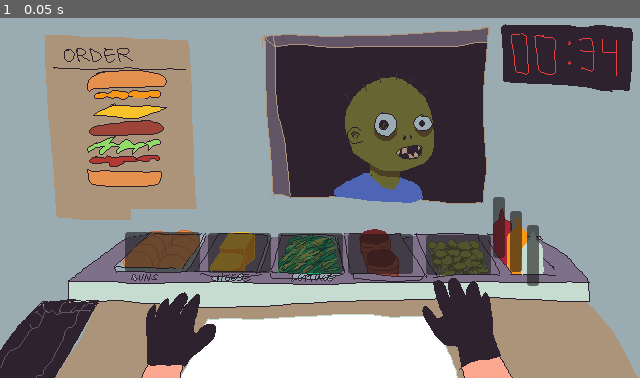
Above: before the commit, frame 1.
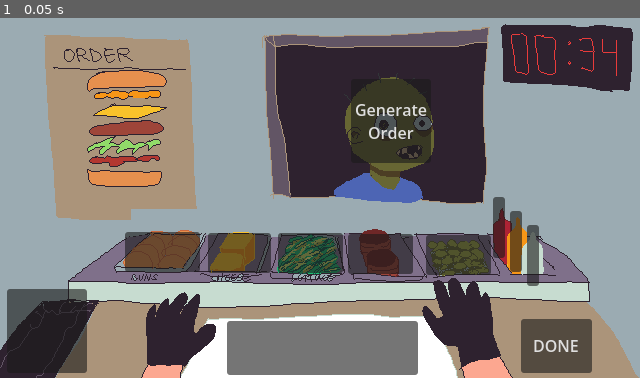
Above: after the commit, the same moment.

Repository: sanghunjlee/gameoff-2026
Game: Godot game, scene res://game/scenes/main.tscn
Two runs of this game, one before a commit and one after it. Both use one fixed random seed, a clock stepped at 60 frames per second and the inputs below.
Inputs:
- Up to frame 1 (0.05 s): no input

The runs differ from the first frame. In frame 1, 9.6% of the frame differs, in the area x 1-93%, y 16-100%.

Commit message:
Add Basic Button Logic
+ connect ingredient buttons to signal functions
+ add order generation and order completion

Diff:
--- /dev/null
+++ b/game/scenes/main.gd
@@ -0,0 +1,90 @@
+extends Control
+
+signal pick_up_item(item)
+signal new_customer
+
+var held_item: String = ""
+var burger_items: Array = []
+var current_order: Array = []
+
+# Called when the node enters the scene tree for the first time.
+func _ready() -> void:
+    pick_up_item.connect(_on_pick_up_item)
+    new_customer.connect(_on_new_customer)
+
+# Called every frame. 'delta' is the elapsed time since the previous frame.
+func _process(delta: float) -> void:
+    pass
+
+# Called when an item is picked up
+func _on_pick_up_item(item: String) -> void:
+    held_item = item
+    print("Picked up item: %s" % held_item)
+
+# Currently in used
+func _on_new_customer() -> void:
+    # Generate a new order
+    # Display the order
+    # Reset count down timer
+    pass
+
+# Called when adding an item to the burger by pressing on the assembly area
+func _on_wrap_button_pressed() -> void:
+    if held_item == "":
+        return
+    burger_items.push_front(held_item)
+    print("Adding %s to burger" % held_item)
+    held_item = ""
+
+# Called when the burger is completed by pressing the done button
+func _on_done_button_pressed() -> void:
+    print("Burger completed: ", burger_items)
+    if burger_items == current_order:
+        print("Order completed correctly!")
+    burger_items.clear()
+
+# Called when the burger is thrown in the trash
+func _on_trash_button_pressed() -> void:
+    print("Discarded burger: ", burger_items)
+    burger_items.clear()
+
+# Helper function to generate a random order for the customer
+func generate_order() -> Array:
+    var order: Array = []
+    var num_items: int = randi() % 6 + 1 # Up to Six Ingredients, Between 1 and 6 items
+    var possible_items: Array = ["buns", "pickle", "patty", "lettuce", "cheese", "mayo", "mustard", "ketchup"]
+
+    for i in range(num_items):
+        var item: String = possible_items[randi() % possible_items.size()]
+        order.append(item)
+
+    print("Customer ordered: ", order)
+    return order
+
+# Placeholder for generating a new order
+func _on_generate_order_button_pressed() -> void:
+    current_order = generate_order()
+
+func _on_buns_button_pressed() -> void:
+    pick_up_item.emit("buns")
+
+func _on_pickle_button_pressed() -> void:
+    pick_up_item.emit("pickle")
+
+func _on_patty_button_pressed() -> void:
+    pick_up_item.emit("patty")
+
+func _on_lettuce_button_pressed() -> void:
+    pick_up_item.emit("lettuce")
+
+func _on_cheese_button_pressed() -> void:
+    pick_up_item.emit("cheese")
+
+func _on_mayo_button_pressed() -> void:
+    pick_up_item.emit("mayo")
+
+func _on_mustard_button_pressed() -> void:
+    pick_up_item.emit("mustard")
+
+func _on_ketchup_button_pressed() -> void:
+    pick_up_item.emit("ketchup")
--- a/game/scenes/main.tscn
+++ b/game/scenes/main.tscn
@@ -1,15 +1,17 @@
 [gd_scene format=3 uid="uid://bdhposm1k8t6u"]
 
 [ext_resource type="PackedScene" uid="uid://biad20m645add" path="res://game/scenes/zombie.tscn" id="1_20rwd"]
+[ext_resource type="Script" uid="uid://cejqlykn8wr8x" path="res://game/scenes/main.gd" id="1_gp8w2"]
 [ext_resource type="Texture2D" uid="uid://dfx1jh1tr2vcl" path="res://game/assets/mockup.png" id="2_jbjdl"]
 
-[node name="Control" type="Control" unique_id=1877319954]
+[node name="Main" type="Control" unique_id=1877319954]
 layout_mode = 3
 anchors_preset = 15
 anchor_right = 1.0
 anchor_bottom = 1.0
 grow_horizontal = 2
 grow_vertical = 2
+script = ExtResource("1_gp8w2")
 
 [node name="Zombie" parent="." unique_id=465086018 instance=ExtResource("1_20rwd")]
 position = Vector2(315, 139)
@@ -23,7 +25,7 @@
 layout_mode = 2
 texture = ExtResource("2_jbjdl")
 
-[node name="BunsButoon" type="Button" parent="Container/TextureRect" unique_id=629232372]
+[node name="BunsButton" type="Button" parent="Container/TextureRect" unique_id=629232372]
 layout_mode = 0
 offset_left = 125.0
 offset_top = 214.0
@@ -78,3 +80,47 @@
 offset_top = 179.0
 offset_right = 505.0
 offset_bottom = 240.0
+
+[node name="WrapButton" type="Button" parent="Container/TextureRect" unique_id=1692138468]
+layout_mode = 0
+offset_left = 227.0
+offset_top = 303.0
+offset_right = 418.0
+offset_bottom = 357.0
+
+[node name="DoneButton" type="Button" parent="Container/TextureRect" unique_id=1106651253]
+layout_mode = 0
+offset_left = 521.0
+offset_top = 301.0
+offset_right = 592.0
+offset_bottom = 355.0
+text = "DONE"
+
+[node name="TrashButton" type="Button" parent="Container/TextureRect" unique_id=1367371791]
+layout_mode = 0
+offset_left = 7.0
+offset_top = 271.0
+offset_right = 87.0
+offset_bottom = 355.0
+
+[node name="GenerateOrderButton" type="Button" parent="Container/TextureRect" unique_id=1911785388]
+layout_mode = 0
+offset_left = 351.0
+offset_top = 61.0
+offset_right = 431.0
+offset_bottom = 145.0
+text = "Generate
+Order"
+
+[connection signal="pressed" from="Container/TextureRect/BunsButton" to="." method="_on_buns_button_pressed"]
+[connection signal="pressed" from="Container/TextureRect/CheeseButton" to="." method="_on_cheese_button_pressed"]
+[connection signal="pressed" from="Container/TextureRect/LettuceButton" to="." method="_on_lettuce_button_pressed"]
+[connection signal="pressed" from="Container/TextureRect/PattyButton" to="." method="_on_patty_button_pressed"]
+[connection signal="pressed" from="Container/TextureRect/PickleButton" to="." method="_on_pickle_button_pressed"]
+[connection signal="pressed" from="Container/TextureRect/MayoButton" to="." method="_on_mayo_button_pressed"]
+[connection signal="pressed" from="Container/TextureRect/MustardButton" to="." method="_on_mustard_button_pressed"]
+[connection signal="pressed" from="Container/TextureRect/KetchupButton" to="." method="_on_ketchup_button_pressed"]
+[connection signal="pressed" from="Container/TextureRect/WrapButton" to="." method="_on_wrap_button_pressed"]
+[connection signal="pressed" from="Container/TextureRect/DoneButton" to="." method="_on_done_button_pressed"]
+[connection signal="pressed" from="Container/TextureRect/TrashButton" to="." method="_on_trash_button_pressed"]
+[connection signal="pressed" from="Container/TextureRect/GenerateOrderButton" to="." method="_on_generate_order_button_pressed"]
--- a/game/scripts/global.gd
+++ b/game/scripts/global.gd
@@ -1,5 +1,4 @@
 extends Node
-
 
 # Called when the node enters the scene tree for the first time.
 func _ready() -> void:
Not shown, added: game/scenes/main.gd.uid
